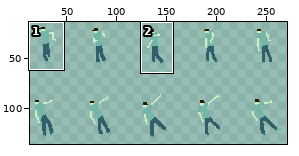
Two versions of one sprite sheet, Assets/Textures/Sprites/player_attack1.png. The first picture is a wide view before the edit; the outline marks the close-up.
Close-up. As it was:
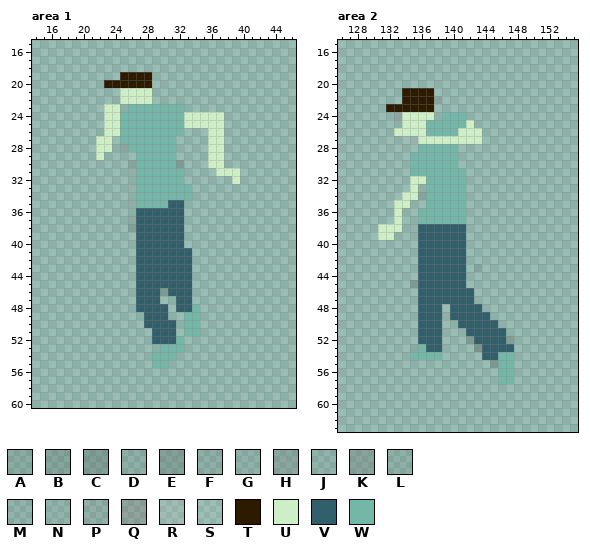
The file is 275x146 pixels. Pixels under 10% opacity are left out. Colours within 5 levels of each other are drawn and written as one. Shown: area 1: x 14..46, y 15..60; area 2: x 126..155, y 15..63. The wide view leaves out empty margins. The commit also changed other parts of the picture, which this record leaves out.
Palette (. is transparent): A #3a333323  B #3d383832  C #3d39393f  D #4037371c  E #40373b38  F #5e575e26  G #60586020  H #5f5b5b3b  J #5e5e5e1b  K #605c5c45  L #655e5e26  M #6b63631f  N #6c6c6c21  P #682f2f1b  Q #6d31312f  R #d5b8b824  S #d9bdbd1b  T #2d1b00  U #cdefc6  V #325f6c  W #73b7a8
And afterwards:
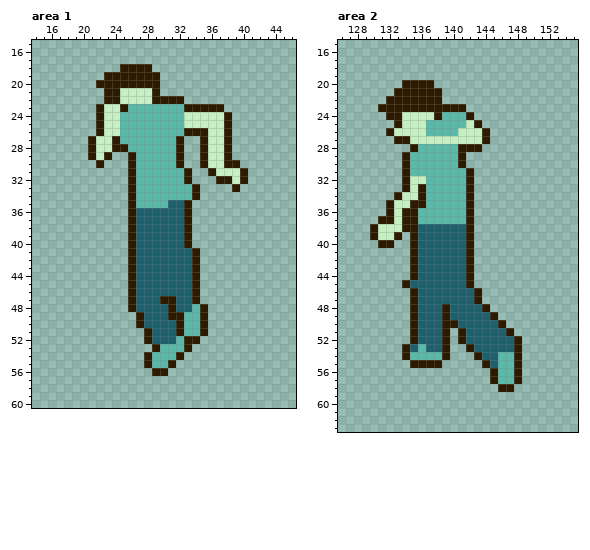
Change:
colour U: #cdefc6 -> #c4f0c2
colour V: #325f6c -> #1e606e
colour W: #73b7a8 -> #5ab9a8
Area 1:
y 18: x 25..28 .... -> TTTT
y 19: x 23..24 .. -> TT; x 29 . -> T
y 20: x 22 . -> T; x 29 . -> T
y 21: x 23..24 .. -> TT; x 29 . -> T
y 22: x 23..24 .. -> TT; x 29..32 .... -> TTTT
y 23: x 22 . -> T; x 25 . -> T; x 33..37 ..... -> TTTTT
y 24..25: x 22 . -> T; x 38 . -> T
y 26: x 22 . -> T; x 33..35 ... -> TTT; x 38 . -> T
y 27: x 21 . -> T; x 24 . -> T; x 32 . -> T; x 35 . -> T; x 38 . -> T
y 28: x 21 . -> T; x 24..25 .H -> TT; x 32 . -> T; x 35 . -> T; x 38 . -> T
y 29: x 21 . -> T; x 23 . -> T; x 26 . -> T; x 32 . -> T; x 35 . -> T; x 38 . -> T
y 30: x 22 . -> T; x 26 L -> T; x 32 K -> T; x 35 . -> T; x 38..39 .. -> TT
y 31: x 26 G -> T; x 33 . -> T; x 36 . -> T; x 40 . -> T
y 32: x 26 . -> T; x 33 . -> T; x 37..38 .. -> TT; x 40 . -> T
y 33: x 26 J -> T; x 34 . -> T; x 39 . -> T
y 34: x 26 . -> T; x 34 . -> T
y 35: x 26 F -> T; x 33 . -> T
y 36: x 26 . -> T; x 33 . -> T
y 37..38: x 26 A -> T; x 33 . -> T
y 39..40: x 26 . -> T; x 33 . -> T
y 41..45: x 26 . -> T; x 34 . -> T
y 46: x 26 . -> T; x 30 B -> V; x 34 . -> T
y 47: x 26 . -> T; x 30..31 .. -> TT; x 34 . -> T
y 48: x 26 . -> T; x 31 . -> T; x 35 . -> T
y 49: x 27 . -> T; x 31..32 .. -> TT; x 35 . -> T
y 50: x 27 . -> T; x 32 . -> T; x 35 . -> T
y 51: x 28 . -> T; x 32 . -> T; x 35 . -> T
y 52: x 28 . -> T; x 33..34 .. -> TT
y 53: x 29 . -> T; x 33 . -> T
y 54: x 28 . -> T; x 32 . -> T
y 55: x 28 . -> T; x 31 . -> T
y 56: x 29..30 .. -> TT
Area 2:
y 20: x 134..137 .... -> TTTT
y 21: x 133 . -> T; x 138 . -> T
y 22: x 132..133 .. -> TT; x 138 P -> T
y 23: x 131 . -> T; x 138..141 .... -> TTTT
y 24: x 132..133 .Q -> TT; x 138 . -> T; x 142 . -> T
y 25: x 133 . -> T; x 143 . -> T
y 26: x 132 . -> T; x 144 . -> T
y 27: x 133..135 .SR -> TTU; x 144 . -> T
y 28: x 135 . -> T; x 141..143 ... -> TTT
y 29..30: x 134 . -> T; x 141 . -> T
y 31..32: x 134 . -> T; x 142 . -> T
y 33: x 134 . -> T; x 136 L -> T; x 142 . -> T
y 34: x 133 . -> T; x 136 F -> T; x 142 . -> T
y 35: x 132 . -> T; x 135..136 .. -> TT; x 142 . -> T
y 36: x 132 . -> T; x 134..135 .. -> TT; x 142 . -> T
y 37: x 131..132 .. -> TT; x 134..135 .. -> TT; x 142 . -> T
y 38: x 130 . -> T; x 134..135 .M -> TT; x 142 . -> T
y 39: x 130 . -> T; x 133 . -> T; x 135 . -> T; x 142 . -> T
y 40: x 131..132 .. -> TT; x 135 . -> T; x 142 . -> T
y 41..42: x 135 . -> T; x 142 . -> T
y 43: x 135 . -> T; x 142..143 .D -> T.
y 44: x 135 . -> T; x 142 . -> T
y 45: x 134..135 .B -> TV; x 142 . -> T
y 46..47: x 135 . -> T; x 143 . -> T
y 48: x 135 . -> T; x 139 . -> T; x 144 . -> T
y 49: x 135 . -> T; x 139 . -> T; x 145 . -> T
y 50: x 135 . -> T; x 139..140 .. -> TT; x 146 . -> T
y 51: x 135 . -> T; x 139 . -> T; x 141 . -> T; x 147 . -> T
y 52: x 135 . -> T; x 139 . -> T; x 141..142 .B -> TV; x 147..148 C. -> VT
y 53: x 134..135 .N -> TV; x 139 . -> T; x 142..143 .C -> TV; x 148 . -> T
y 54: x 134 . -> T; x 139 . -> T; x 143 . -> T; x 148 . -> T
y 55: x 135..138 .... -> TTTT; x 144..145 .E -> TV; x 148 . -> T
y 56..57: x 145 . -> T; x 148 . -> T
y 58: x 146..147 .. -> TT
Pixel boxes of the changes (left, top, right, bottom) in both close-ups:
changed: (88, 64, 248, 376)
changed: (370, 80, 522, 392)
